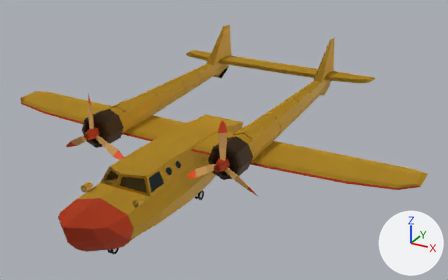
The FBX model Assets/Models/Plane.fbx: old version first, new version second.
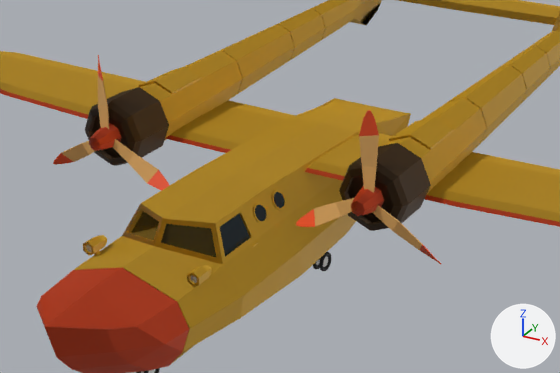
Old and new are each drawn whole from a camera (50 mm lens) standing at (0.237, -0.333, 0.229) and looking at (0.006, 0.087, 0.018) and again close up on the part from 9% to 71% of the width and 23% to 89% of the height. Lighting does not change. The marker at lower right points along +X, +Y and +Z. Where no turn or scale is listed for an object, it has been applied to the vertices.

In view in the first close-up: 'Left_Fan', 'Plane', 'Right_Fan'.
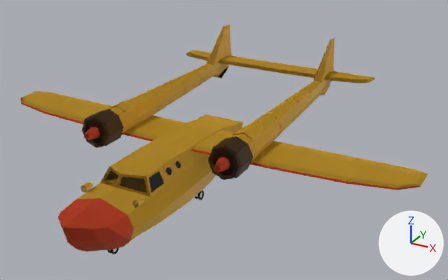
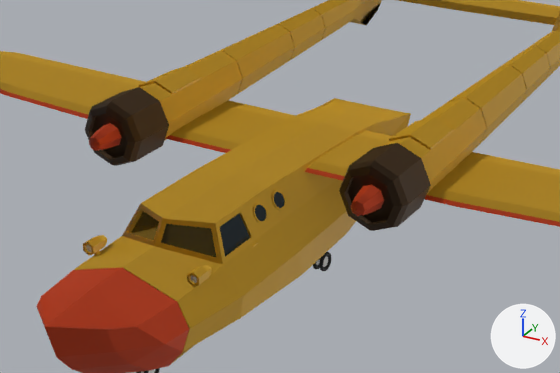
Where the newer file only moved an object's origin or applied its transform, the numbers keep the older frame.

Location of each change, (x1, y1, x2, y2) in pixels of the close-ups (560 x 373 px):
'Left_Fan', deleted (orange)
    before: (296, 110, 441, 264)
    faces in mat_brown_2 (orange #d4a15c): (314, 135, 422, 250)
    faces in mat_red (orange #e74b1c): (296, 110, 441, 264)
'Right_Fan', deleted (orange)
    before: (53, 55, 170, 191)
    faces in mat_brown_2 (orange #d4a15c): (61, 76, 159, 183)
    faces in mat_red (orange #e74b1c): (53, 55, 170, 191)

The change in detail:
Object 'Left_Fan' (ob_left_fan) is deleted.
Object 'Right_Fan' (ob_right_fan) is deleted.
